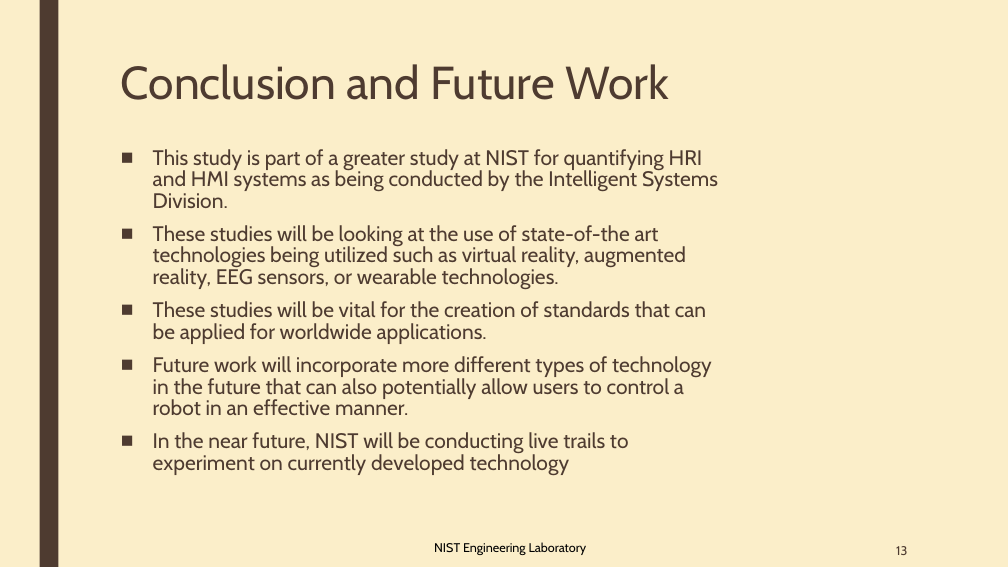
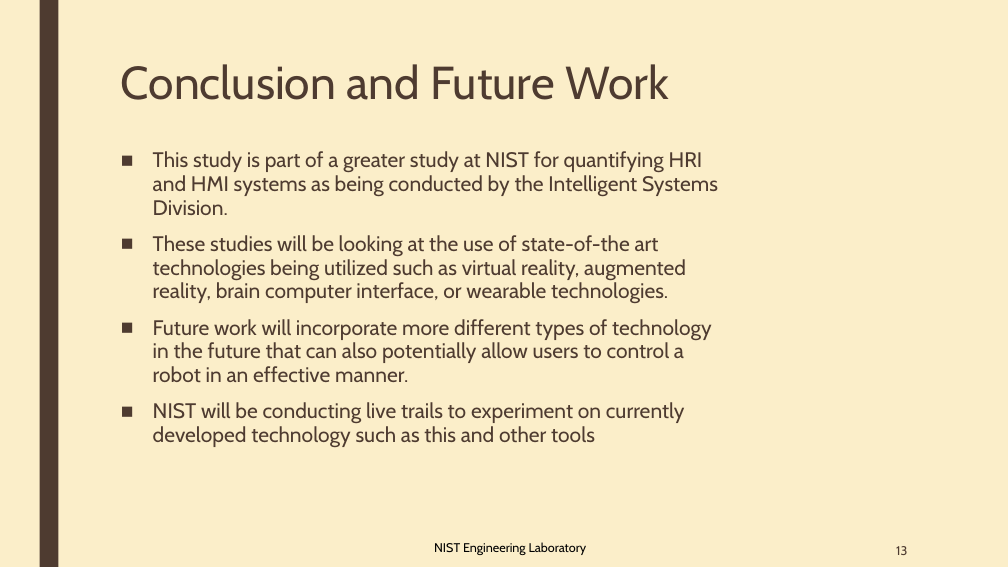
Before and after one commit to OvercodedStack/CRPI-UI-DOCUMENTATION-Summer-of-2019, a slide deck: slide 13 of Collaborative Robotics User interface and HRI Metrics [Autosaved].pptx. Drawn at 1008x567 pixels with LibreOffice and Linux fonts; fonts in the diff are those of the drawing. Boxes give left, top, right and bottom in pixels: in the first picture for what was removed or moved away, otherwise in the second. Text is boxed around its words. In the diff, an @@ line names an element or a change of style, - is before the commit and + after.

Commit message:
Updated wording

```diff
--- a/Collaborative Robotics User interface and HRI Metrics [Autosaved].pptx
+++ b/Collaborative Robotics User interface and HRI Metrics [Autosaved].pptx
@@ text at (x1=153, y1=151, x2=718, y2=382): line spacing 0.84 to 0.94 @@
@@ text at (x1=153, y1=235, x2=686, y2=303): text changed @@
-■ These studies will be looking at the use of state-of-the art technologies being utilized such as virtual reality, augmented reality, EEG sensors, or wearable technologies.
-■ These studies will be vital for the creation of standards that can be applied for worldwide applications.
+■ These studies will be looking at the use of state-of-the art technologies being utilized such as virtual reality, augmented reality, brain computer interface, or wearable technologies.
@@ text at (x1=153, y1=402, x2=685, y2=447): text changed @@
-■ In the near future, NIST will be conducting live trails to experiment on currently developed technology
+■ NIST will be conducting live trails to experiment on currently developed technology such as this and other tools
```
Also in this commit, not shown: 7 other slides changed.
